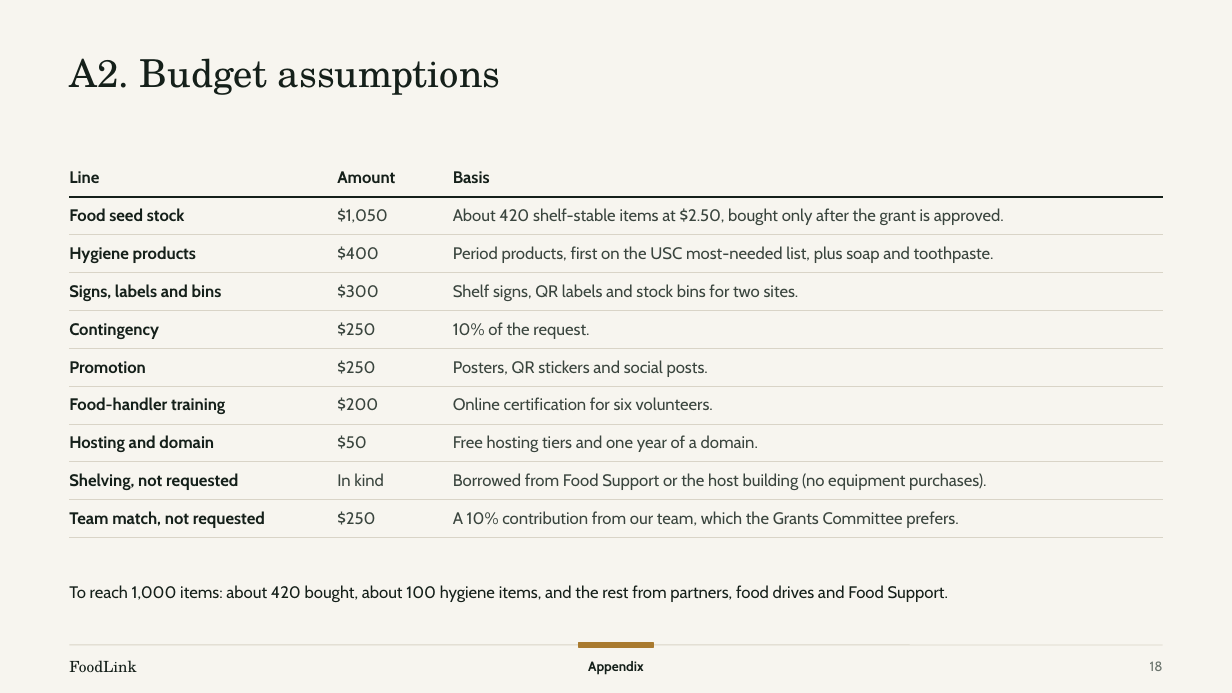
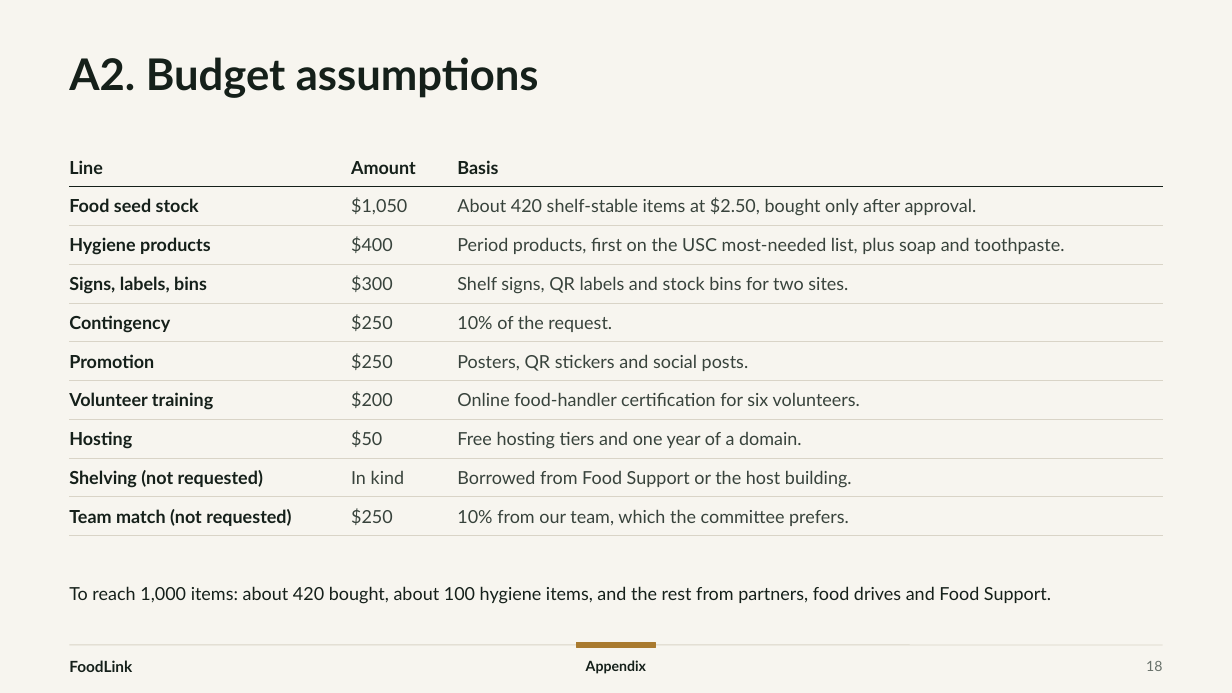
Before and after one commit to xingexu/aspire, a slide deck: slide 18 of deck/PBSN_ASPIRE_FoodLink.pptx. Drawn at 1232x693 pixels with LibreOffice and Linux fonts; fonts in the diff are those of the drawing. Boxes give left, top, right and bottom in pixels: in the first picture for what was removed or moved away, otherwise in the second. Text is boxed around its words. In the diff, an @@ line names an element or a change of style, - is before the commit and + after.

```diff
--- a/deck/PBSN_ASPIRE_FoodLink.pptx
+++ b/deck/PBSN_ASPIRE_FoodLink.pptx
@@ title "A2. Budget assumptions" at box(69, 57, 539, 98): size 30 to 34 pt, font TeX Gyre Schola to Lato, bold on; line spacing 0.98 to 0.95 @@
@@ table at box(69, 148, 1163, 530) @@
-row 2, column 3: About 420 shelf-stable items at $2.50, bought only after the grant is approved.
+row 2, column 3: About 420 shelf-stable items at $2.50, bought only after approval.
-row 4, column 1: Signs, labels and bins
+row 4, column 1: Signs, labels, bins
-row 7, column 1: Food-handler training
+row 7, column 1: Volunteer training
-row 7, column 3: Online certification for six volunteers.
+row 7, column 3: Online food-handler certification for six volunteers.
-row 8, column 1: Hosting and domain
+row 8, column 1: Hosting
-row 9, column 1: Shelving, not requested
+row 9, column 1: Shelving (not requested)
-row 9, column 3: Borrowed from Food Support or the host building (no equipment purchases).
+row 9, column 3: Borrowed from Food Support or the host building.
-row 10, column 1: Team match, not requested
+row 10, column 1: Team match (not requested)
-row 10, column 3: A 10% contribution from our team, which the Grants Committee prefers.
+row 10, column 3: 10% from our team, which the committee prefers.
@@ size 13 to 14 pt, font Cabin to Lato in "Line", "Amount", "Basis", "Food seed stock" and 17 more places @@
@@ text colour #3A453E to #38433C in "$1,050", "$400", "Period products, first on the USC most-needed ...", "$300" and 10 more places @@
@@ table: place and size @@
-table at box(69, 159, 1163, 532)
+table at box(69, 148, 1163, 530)
@@ text "To reach 1,000 items: about ..." at box(69, 586, 1051, 604): size 13 to 14 pt, font Cabin to Lato @@
@@ text "FoodLink" at box(69, 660, 132, 672): font TeX Gyre Schola to Lato, bold on @@
@@ text "Appendix" at box(586, 660, 646, 674): size 10.5 to 11 pt, font Cabin to Lato @@
@@ page number at box(1146, 661, 1162, 671): size 10.5 to 11 pt, font Cabin to Lato, text colour #6B746D to #68716A @@
```
Also in this commit, not shown: 19 other slides changed, 18 other files.
